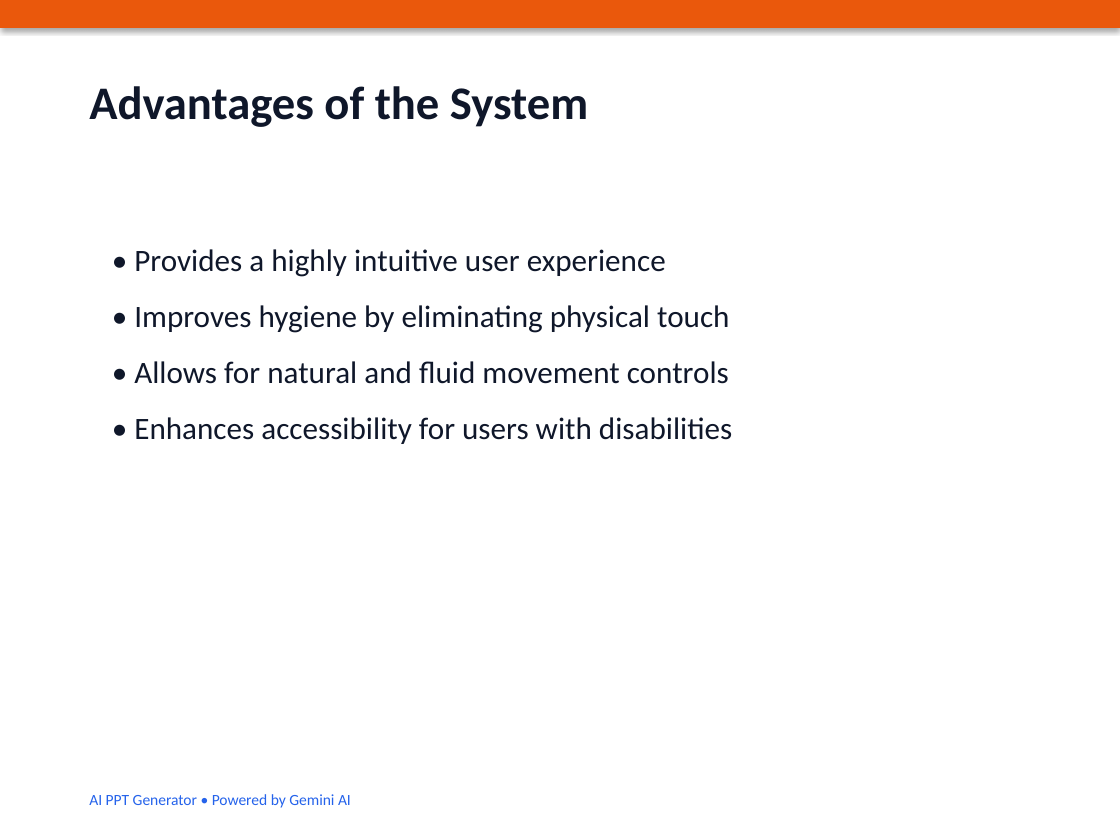
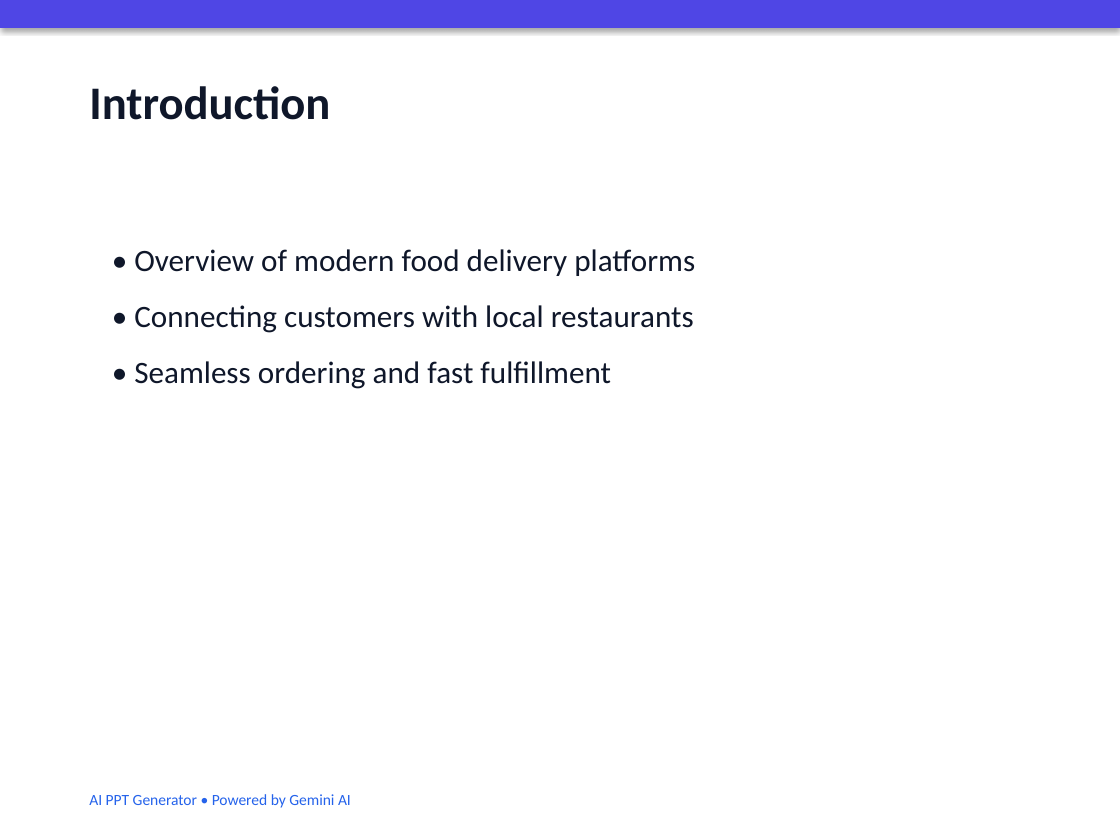
Before and after one commit to boopathi8566/AI-PPT-Generator, a slide deck: slide 1 of generated_ppt/AI_Generated_Presentation.pptx (slide 4 before the commit). Drawn at 1120x840 pixels with LibreOffice and Linux fonts; fonts in the diff are those of the drawing. Boxes give left, top, right and bottom in pixels: in the first picture for what was removed or moved away, otherwise in the second. Text is boxed around its words. In the diff, an @@ line names an element or a change of style, - is before the commit and + after.

Commit message:
Connect Gemini AI to presentation preview

```diff
--- a/generated_ppt/AI_Generated_Presentation.pptx
+++ b/generated_ppt/AI_Generated_Presentation.pptx
@@ rectangle at <box>0,0,1120,28</box>: fill #EA580C to #4F46E5 @@
@@ text at <box>89,86,330,120</box>: text changed @@
-Advantages of the System
+Introduction
@@ text at <box>134,249,695,389</box>: text changed @@
-• Provides a highly intuitive user experience
-• Improves hygiene by eliminating physical touch
-• Allows for natural and fluid movement controls
-• Enhances accessibility for users with disabilities
+• Overview of modern food delivery platforms
+• Connecting customers with local restaurants
+• Seamless ordering and fast fulfillment
```
Also in this commit, not shown: 2 other slides changed, 3 slides added, 4 slides removed, 2 other files.
